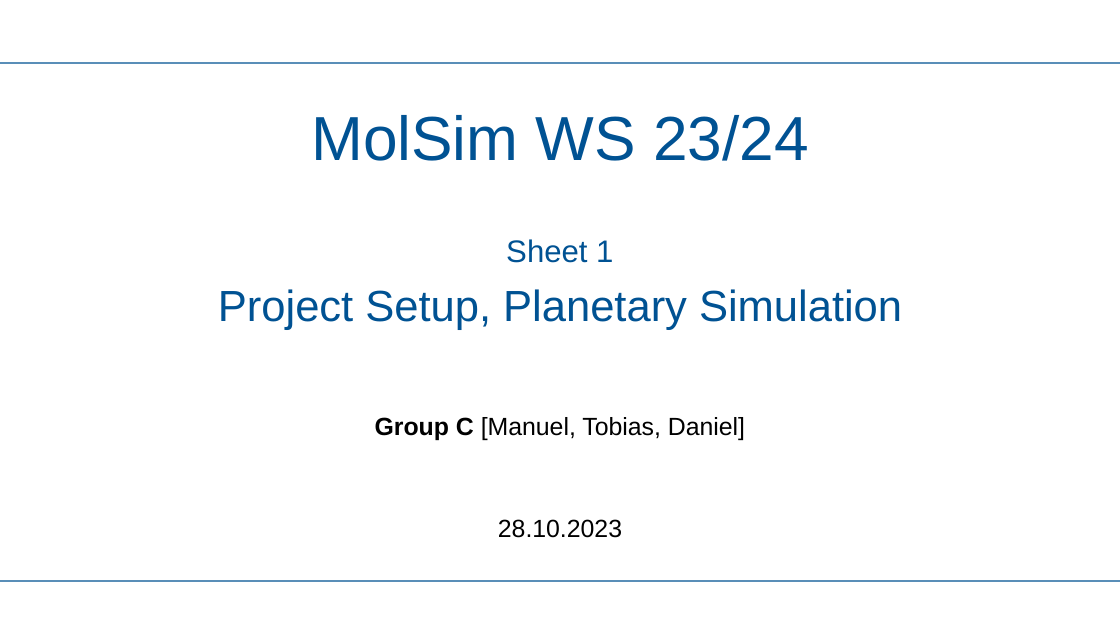
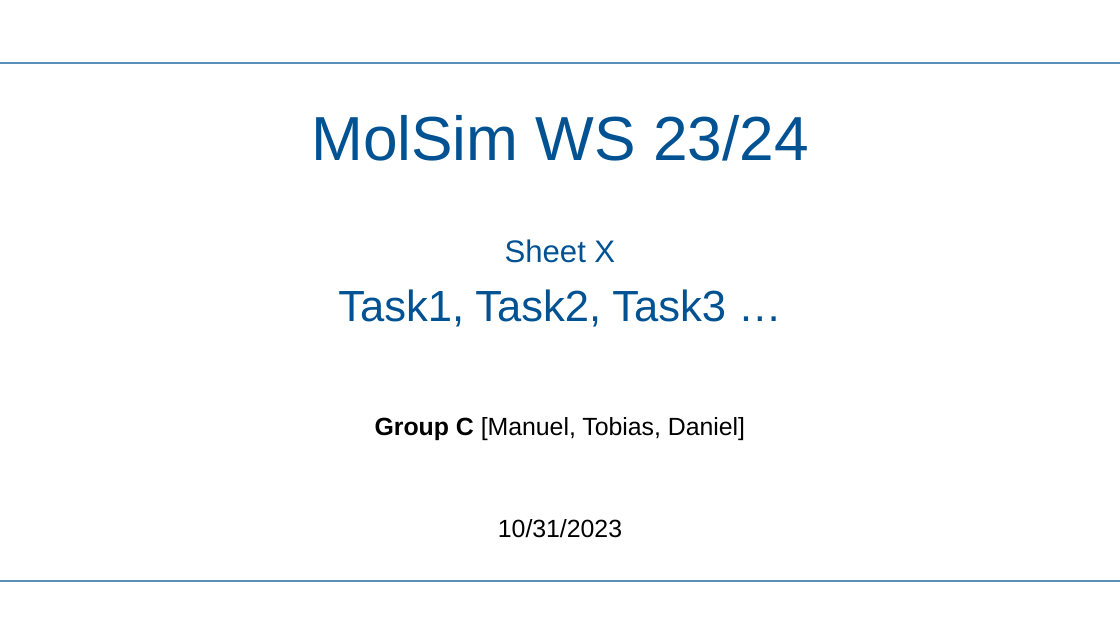
Before and after one commit to TUM-I5/MolSim, a slide deck: slide 1 of presentations/templates/PRESENTATION_TEMPLATE.pptx. Drawn at 1120x630 pixels with LibreOffice and Linux fonts; fonts in the diff are those of the drawing; background and template pictures are left out. Boxes give left, top, right and bottom in pixels: in the first picture for what was removed or moved away, otherwise in the second. Text is boxed around its words. In the diff, an @@ line names an element or a change of style, - is before the commit and + after.

```diff
--- a/presentations/templates/PRESENTATION_TEMPLATE.pptx
+++ b/presentations/templates/PRESENTATION_TEMPLATE.pptx
@@ text at [505, 239, 615, 263]: text changed @@
-Sheet 1
+Sheet X
@@ text at [338, 289, 726, 327]: text changed @@
-Project Setup, Planetary Simulation
+Task1, Task2, Task3 …
@@ text at [498, 519, 622, 538]: text changed @@
-28.10.2023
+10/31/2023
```
Also in this commit, not shown: 1 other slide changed, 5 slides added, 3 slides removed, 7 other files.
